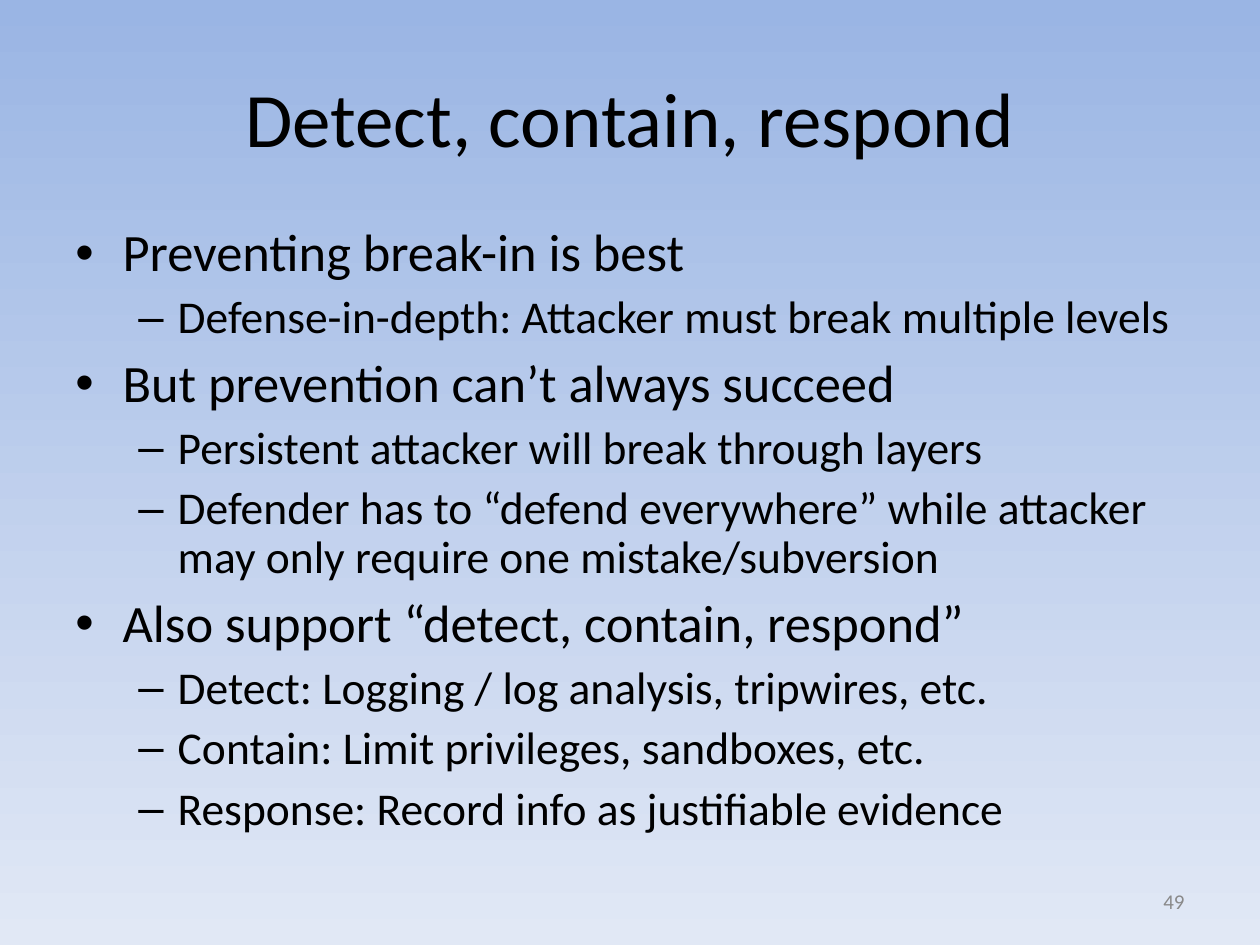
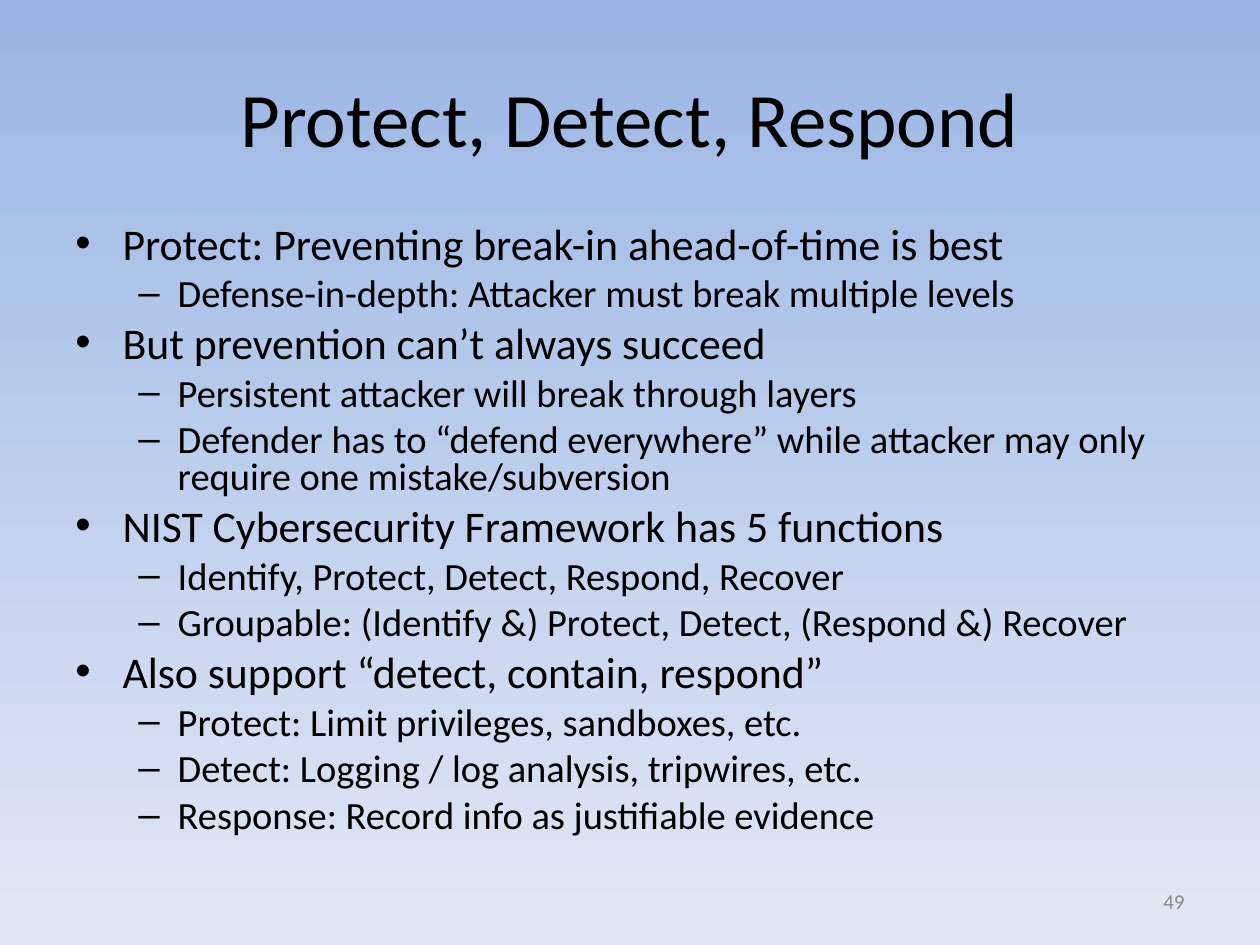
Before and after one commit to david-a-wheeler/david-a-wheeler.github.io, a slide deck: slide 49 of secure-class/presentations/Secure-Software-4-Design.ppt. Drawn at 1260x945 pixels with LibreOffice and Linux fonts; fonts in the diff are those of the drawing. Boxes give left, top, right and bottom in pixels: in the first picture for what was removed or moved away, otherwise in the second. Text is boxed around its words. In the diff, an @@ line names an element or a change of style, - is before the commit and + after.

Commit message:
Update slides on design

```diff
--- a/secure-class/presentations/Secure-Software-4-Design.ppt
+++ b/secure-class/presentations/Secure-Software-4-Design.ppt
@@ title at [240, 93, 1019, 160]: text changed @@
-Detect, contain, respond
+Protect, Detect, Respond
@@ text at [123, 229, 1003, 268]: text changed; size 30 to 25 pt @@
-• Preventing break-in is best
+• Protect: Preventing break-in ahead-of-time is best
@@ text at [123, 280, 1145, 836]: size 26 to 22 pt in "Defense-in-depth: Attacker must break multiple levels", "Persistent attacker will break through layers", "Defender has to “defend everywhere” while attacker ...", "Detect: Logging / log analysis, tripwires, etc." and 1 more places; size 30 to 25 pt in "But prevention can’t always succeed", "Also support “detect, contain, respond”"; line spacing 0.9 to 0.8; less space between paragraphs @@
@@ text at [123, 511, 1127, 643]: paragraphs added @@
+• NIST Cybersecurity Framework has 5 functions
+  – Identify, Protect, Detect, Respond, Recover
+  – Groupable: (Identify &) Protect, Detect, (Respond &) Recover
@@ text at [178, 709, 801, 743]: paragraph added @@
+  – Protect: Limit privileges, sandboxes, etc.
@@ text at [178, 732, 925, 772]: paragraph removed @@
-  – Contain: Limit privileges, sandboxes, etc.
```
Also in this commit, not shown: 1 other slide changed.
